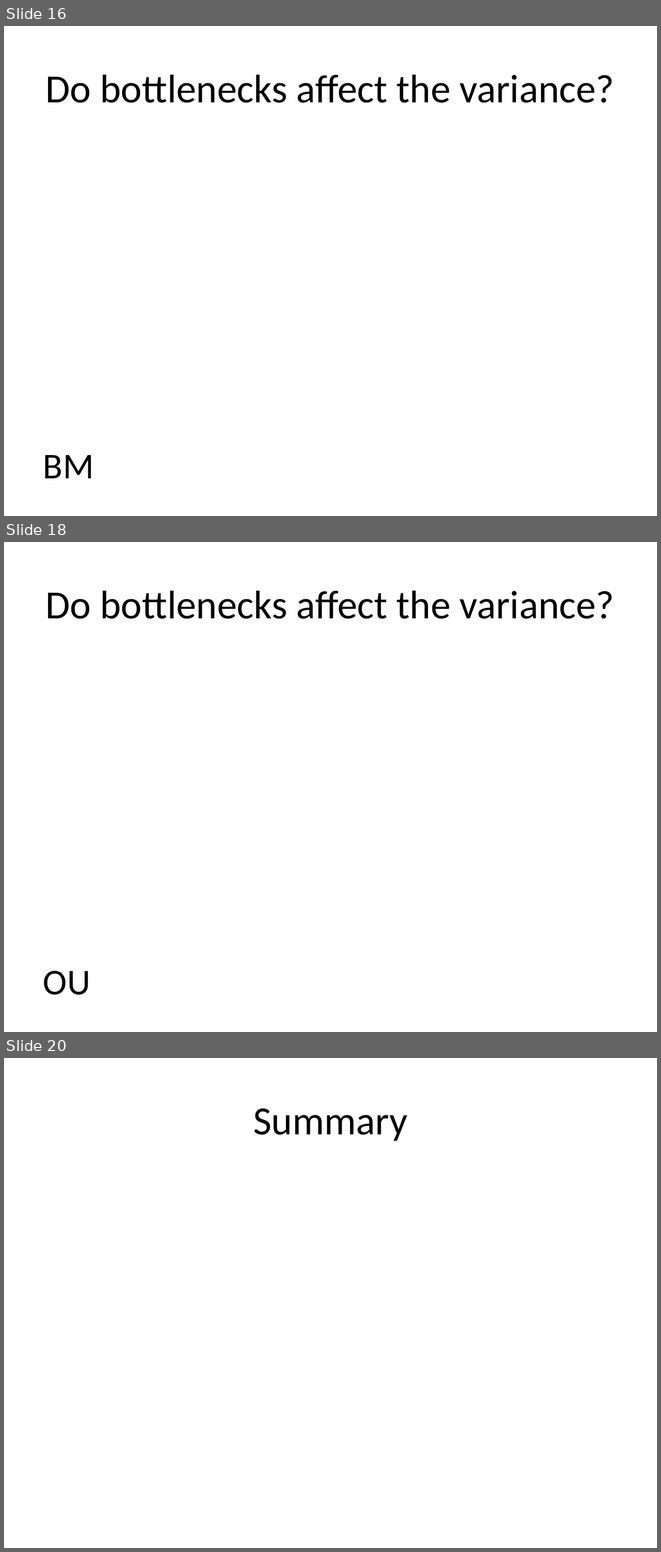
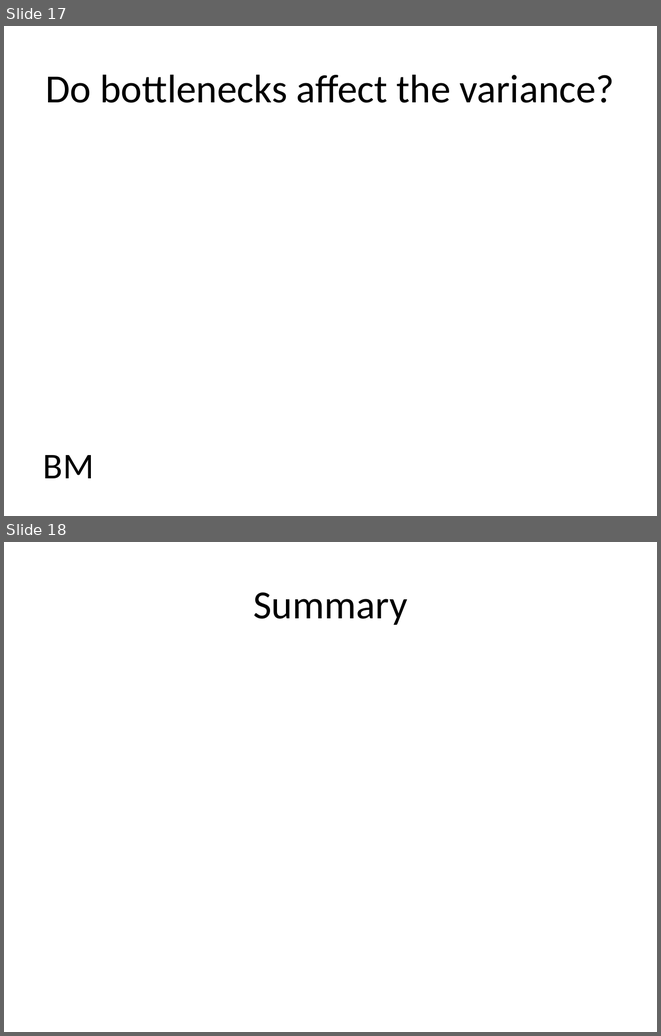
Before and after one commit to jonchang/brownian-bottlenecks, a slide deck: bottleneck_pres.pptx. Shown one above the other, each under a label of ours: slides 16, 18 and 20 before the commit, slides 17 and 18 after it; the slides between them are not shown. The pictures are 661x1552 and 661x1036 pixels, drawn with LibreOffice and Linux fonts; fonts in the diff are those of the drawing. Boxes give left, top, right and bottom in pixels: in the first picture for what was removed or moved away, otherwise in the second. Text is boxed around its words. In the diff, an @@ line names an element or a change of style, - is before the commit and + after.

```diff
--- a/bottleneck_pres.pptx
+++ b/bottleneck_pres.pptx
@@ slide 18 removed at bbox=[4, 542, 657, 1032], background #FFFFFF @@
@@ title removed at bbox=[45, 590, 615, 619] @@
-Do bottlenecks affect the variance?
@@ text removed at bbox=[43, 970, 90, 995] @@
-OU
@@ what was slide 16 is now slide 17 @@
@@ what was slide 20 is now slide 18 @@
```
Also in this commit, not shown: 1 slide changed, 2 slides added, 2 other slides removed.
